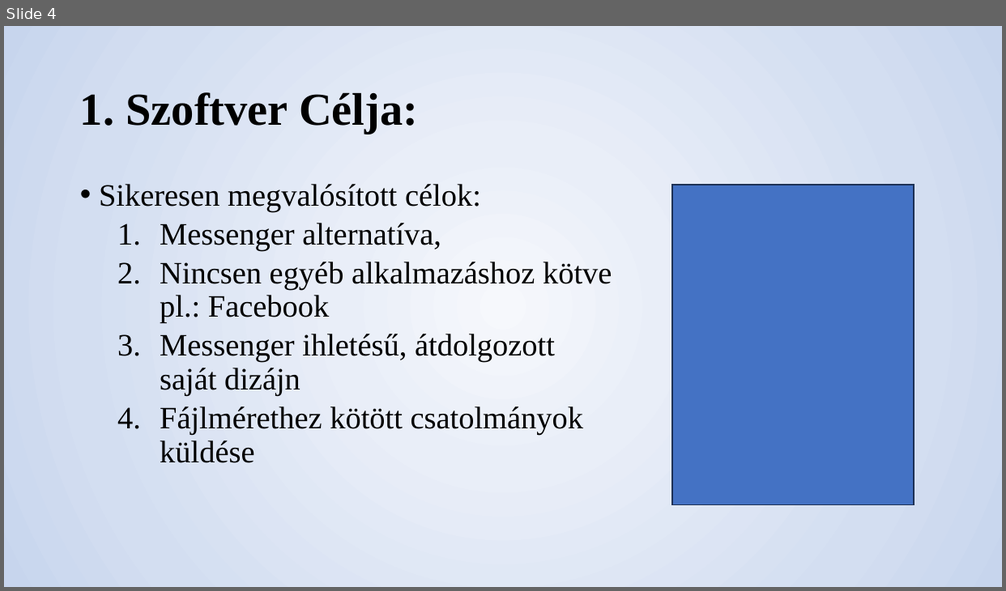
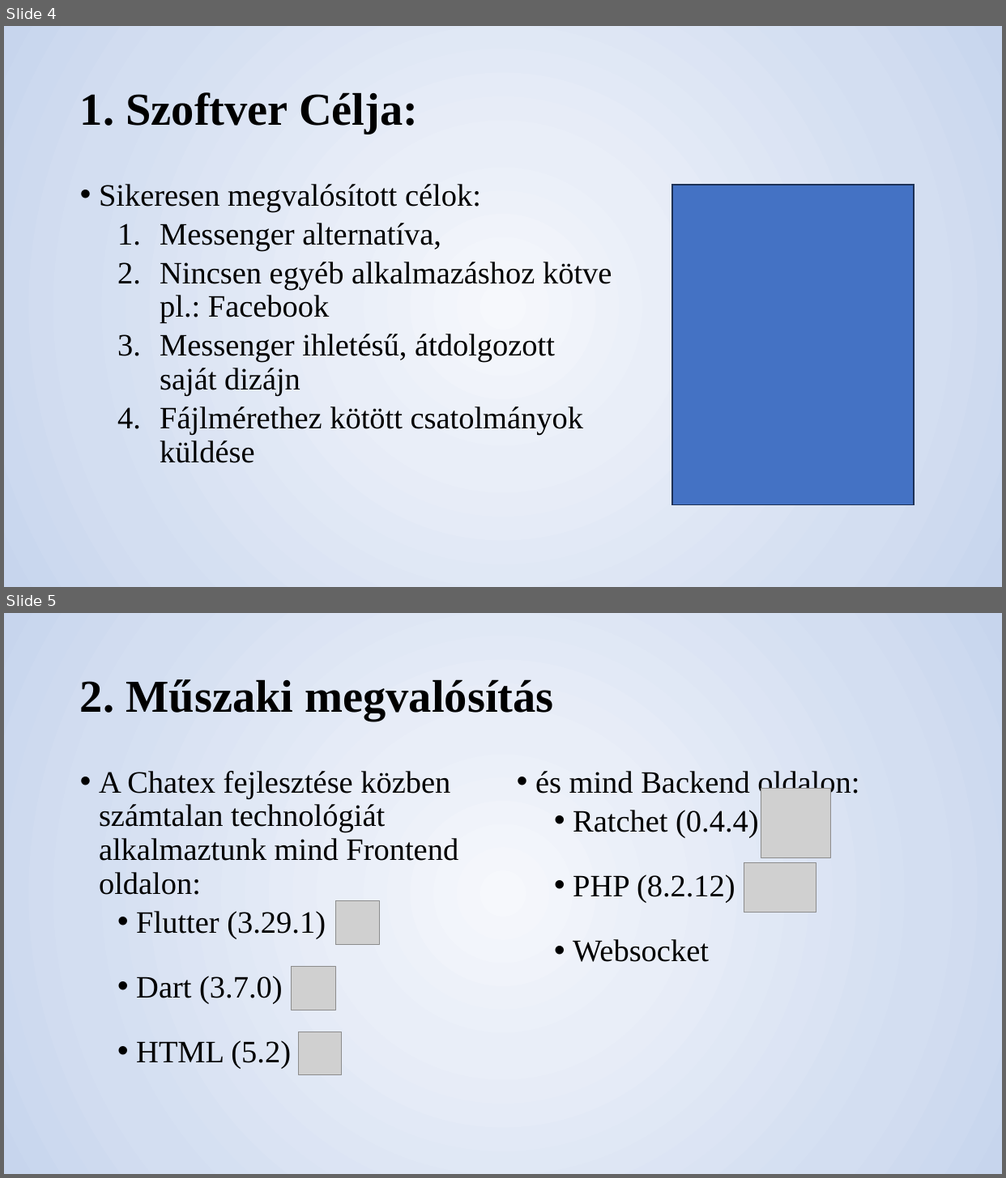
Before and after one commit to smolelevent/Messengeres-vizsgaremek, a slide deck: Chatex dokumentáció/presentation.pptx. Shown one above the other, each under a label of ours: slide 4 before the commit, slides 4 and 5 after it. The pictures are 1006x591 and 1006x1178 pixels, drawn with LibreOffice and Linux fonts; fonts in the diff are those of the drawing; grey boxes stand for pictures. Boxes give left, top, right and bottom in pixels: in the first picture for what was removed or moved away, otherwise in the second. Text is boxed around its words. In the diff, an @@ line names an element or a change of style, - is before the commit and + after.

```diff
--- a/Chatex dokumentáció/presentation.pptx
+++ b/Chatex dokumentáció/presentation.pptx
@@ slide 5 added at box(4, 613, 1002, 1174), background gradient #F6F8FC to #E9EEF8 to #D3DEF1 to #C7D5ED @@
@@ title added at box(80, 679, 553, 721), 44 pt, text #000000, bold @@
+2. Műszaki megvalósítás
@@ text added at box(99, 771, 458, 1069), 30 pt, text #000000 @@
+• A Chatex fejlesztése közben számtalan technológiát alkalmaztunk mind Frontend oldalon:
+  • Flutter (3.29.1)
+  • Dart (3.7.0)
+  • HTML (5.2)
@@ text added at box(535, 771, 859, 962), 30 pt, text #000000 @@
+• és mind Backend oldalon:
+  • Ratchet (0.4.4)
+  • PHP (8.2.12)
+  • Websocket
@@ picture added at box(761, 788, 830, 858) @@
@@ picture added at box(744, 863, 816, 913) @@
@@ picture added at box(335, 901, 379, 944) @@
@@ picture added at box(292, 967, 335, 1011) @@
@@ picture added at box(298, 1033, 342, 1076) @@
```
Also in this commit, not shown: 2 slides changed, 4 other slides added, 4 slides removed, 14 other files.
